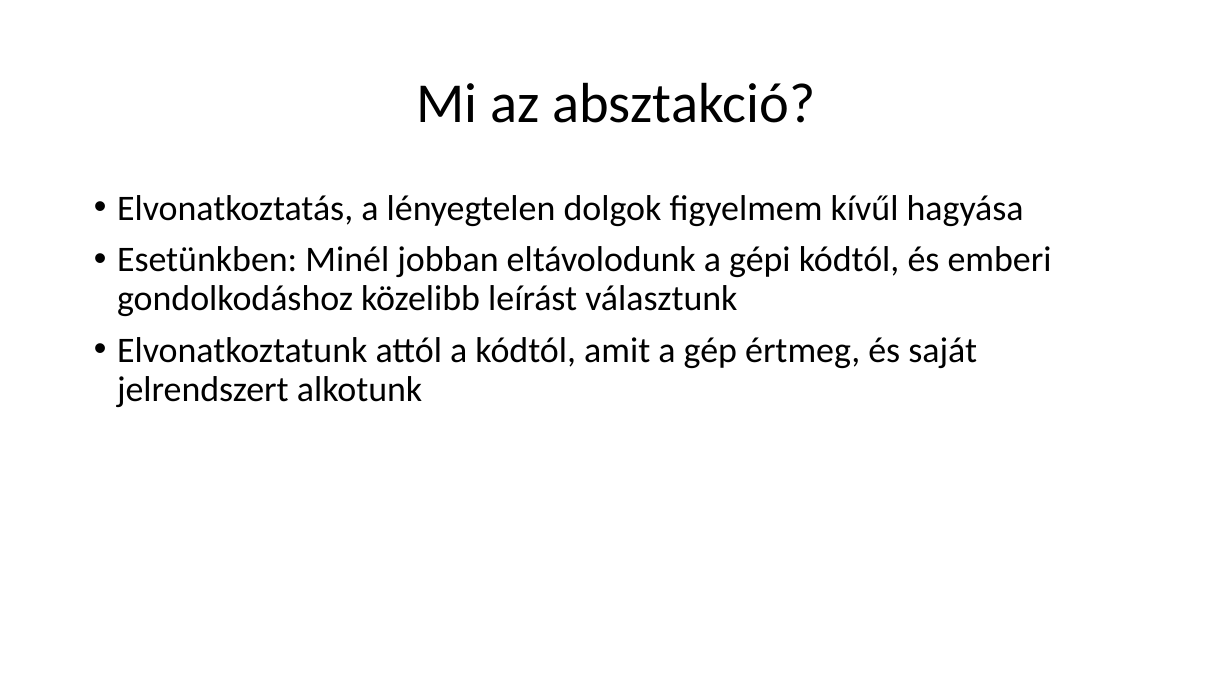
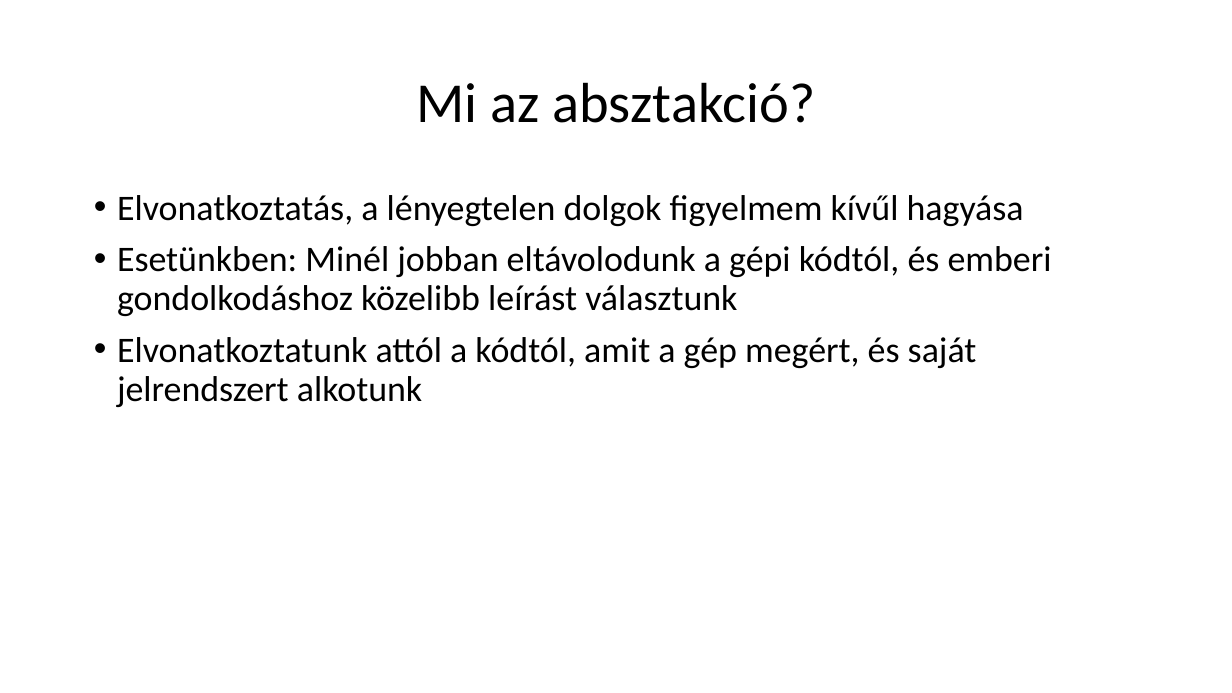
Before and after one commit to nagyandras95/Egyetem, a slide deck: slide 3 of efop/03/Absztakciós szintek a programozásban.pptx. Drawn at 1232x693 pixels with LibreOffice and Linux fonts; fonts in the diff are those of the drawing. Boxes give left, top, right and bottom in pixels: in the first picture for what was removed or moved away, otherwise in the second. Text is boxed around its words. In the diff, an @@ line names an element or a change of style, - is before the commit and + after.

```diff
--- a/efop/03/Absztakciós szintek a programozásban.pptx
+++ b/efop/03/Absztakciós szintek a programozásban.pptx
@@ text at <box>117,337,977,407</box>: text changed @@
-• Elvonatkoztatunk attól a kódtól, amit a gép értmeg, és saját jelrendszert alkotunk
+• Elvonatkoztatunk attól a kódtól, amit a gép megért, és saját jelrendszert alkotunk
```
Also in this commit, not shown: 5 other slides changed, 2 slides added, 1 slide removed, 3 other files.
